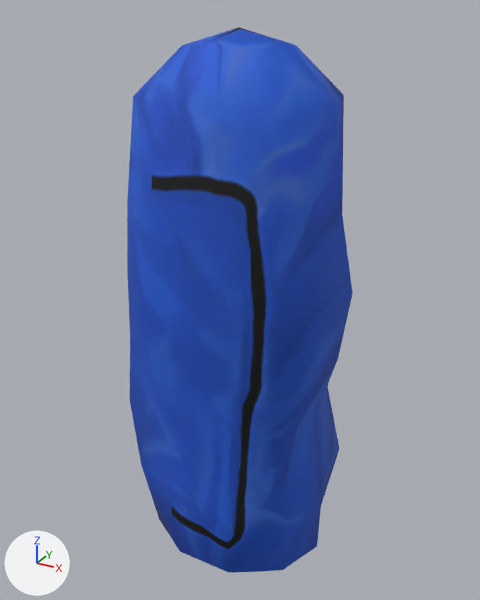
One commit to the glTF model public/assets/models/BodyBag.glb: the scene before it, then after it.
Both versions are drawn from a camera (50 mm lens) standing at (0.442, -0.801, 0.898) and looking at (-0.014, 0.028, 0.483). The lights are fixed; the arrows at lower left show +X, +Y and +Z. The picture after the commit comes second.
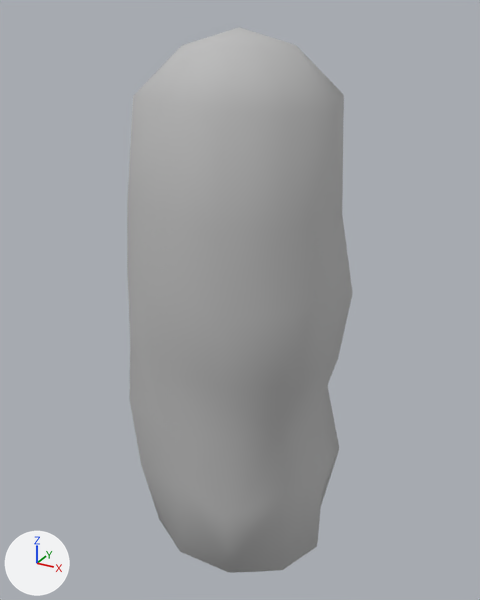
Boxes [x1, y1, x2, y2] around the edits, measured in the pictures (480 x 600 px):
'Mesh_0', surface changed (blue to grey)
    both: [127, 27, 353, 573]

Patch to the scene script:
```diff
--- a/public/assets/models/BodyBag.glb.py
+++ b/public/assets/models/BodyBag.glb.py
@@ mat_bodybag01 @@
 mat_bodybag01 = principled_material('BodyBag01')
-mat_bodybag01.texture = img_image_0
+mat_bodybag01.base_color = (0.5, 0.5, 0.5)  # grey #bcbcbc
 mat_bodybag01.roughness = 0.8
```
